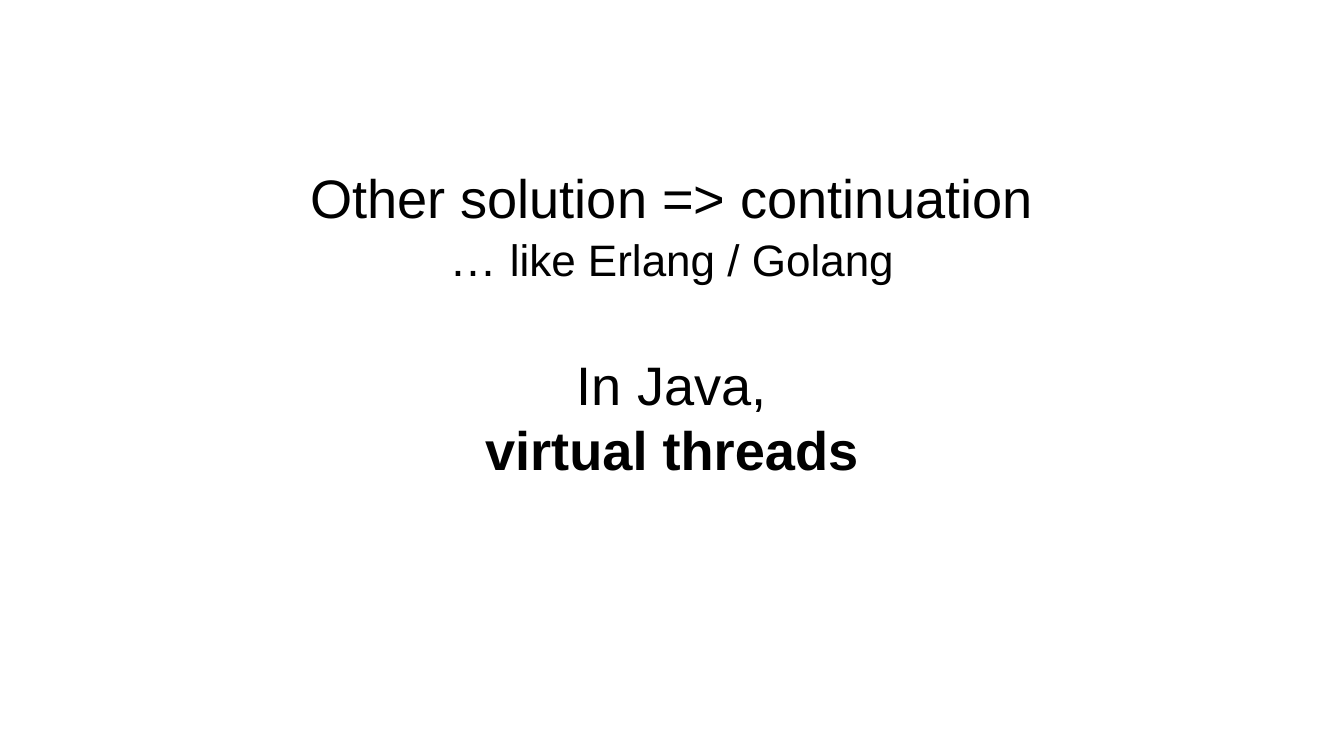
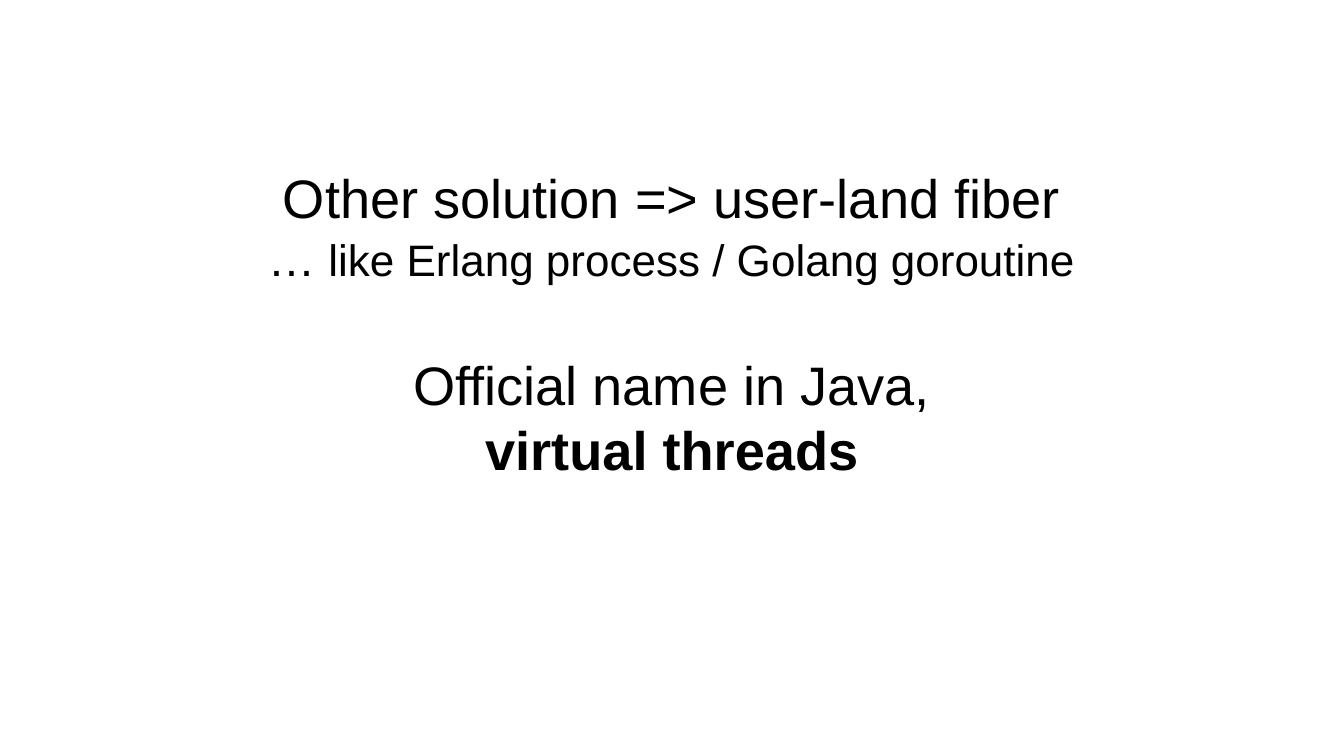
Before and after one commit to forax/loom-fiber, a slide deck: slide 12 of loom is looming.odp. Drawn at 1344x756 pixels with LibreOffice and Linux fonts; fonts in the diff are those of the drawing. Boxes give left, top, right and bottom in pixels: in the first picture for what was removed or moved away, otherwise in the second. Text is boxed around its words. In the diff, an @@ line names an element or a change of style, - is before the commit and + after.

```diff
--- a/loom is looming.odp
+++ b/loom is looming.odp
@@ subtitle at <box>283,178,1074,471</box>: text changed @@
-Other solution => continuation
-… like Erlang / Golang
-In Java,
-virtual threads
+Other solution => user-land fiber
+… like Erlang process / Golang goroutine
+Official name in Java,
+virtual threads
```
Also in this commit, not shown: 10 other slides changed, 1 other file.
